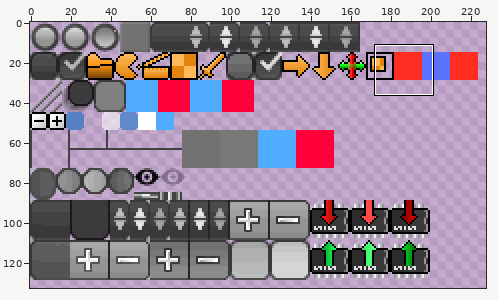
Two states of a sprite sheet, TokED/Content/UI.png. The first picture is a wide view before the edit; the outline marks the close-up.
Close-up. Before the commit:
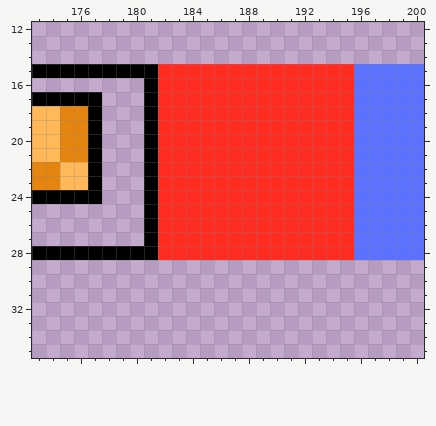
The file is 256x256 pixels. Pixels under 10% opacity are left out. Colours within 5 levels of each other are drawn and written as one. Shown: x 173..200, y 12..35. The wide view leaves out empty margins.
And afterwards:
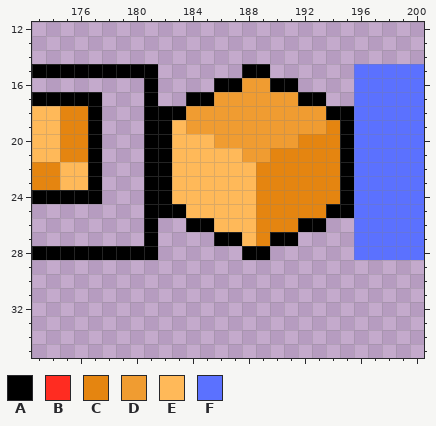
Palette (. is transparent): A #000000  B #ff2c21  C #e58510  D #f09c31  E #ffb959  F #5b71ff
Change:
@@ x 180..197 @@
 14 ..................
-15 AABBBBBBBBBBBBBBFF
-16 .ABBBBBBBBBBBBBBFF
-17 .ABBBBBBBBBBBBBBFF
-18 .ABBBBBBBBBBBBBBFF
-19 .ABBBBBBBBBBBBBBFF
-20 .ABBBBBBBBBBBBBBFF
-21 .ABBBBBBBBBBBBBBFF
-22 .ABBBBBBBBBBBBBBFF
-23 .ABBBBBBBBBBBBBBFF
-24 .ABBBBBBBBBBBBBBFF
-25 .ABBBBBBBBBBBBBBFF
-26 .ABBBBBBBBBBBBBBFF
-27 .ABBBBBBBBBBBBBBFF
-28 AABBBBBBBBBBBBBBFF
+15 AA......AA......FF
+16 .A....AADDAA....FF
+17 .A..AADDDDDDAA..FF
+18 .AAADDDDDDDDDDAAFF
+19 .AAEDDDDDDDDDDCAFF
+20 .AAEEEDDDDDDCCCAFF
+21 .AAEEEEEDDCCCCCAFF
+22 .AAEEEEEECCCCCCAFF
+23 .AAEEEEEECCCCCCAFF
+24 .AAEEEEEECCCCCCAFF
+25 .AAAEEEEECCCCCAAFF
+26 .A..AAEEECCCAA..FF
+27 .A....AAECAA....FF
+28 AA......AA......FF
 29 ..................
